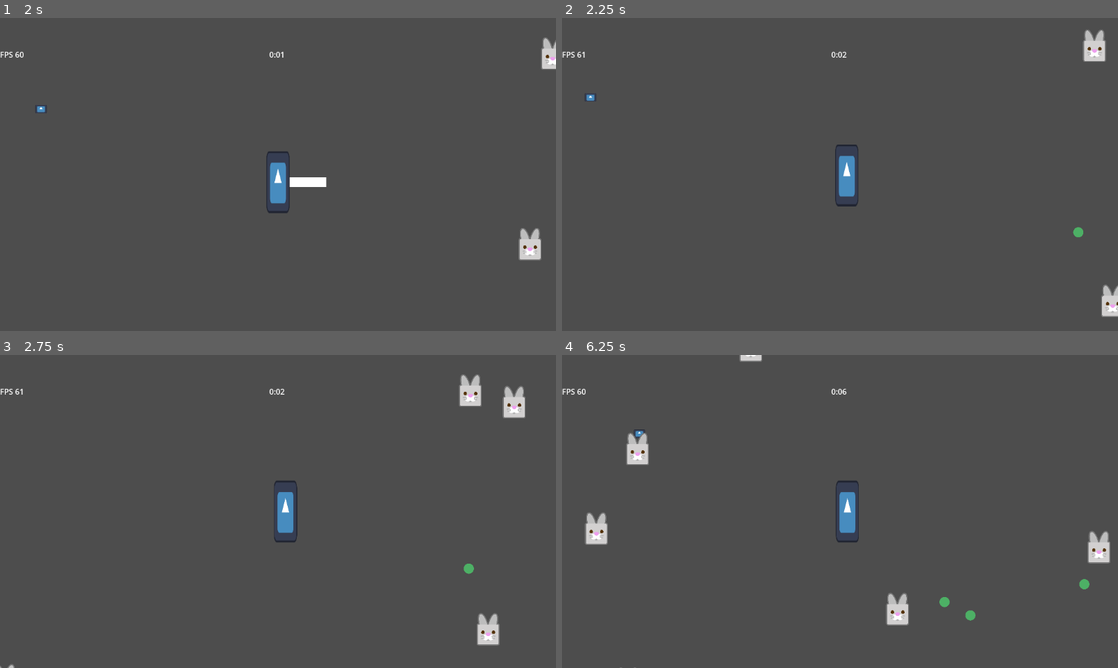
Above: before the commit, frames 1-4 (two rows, left to right).
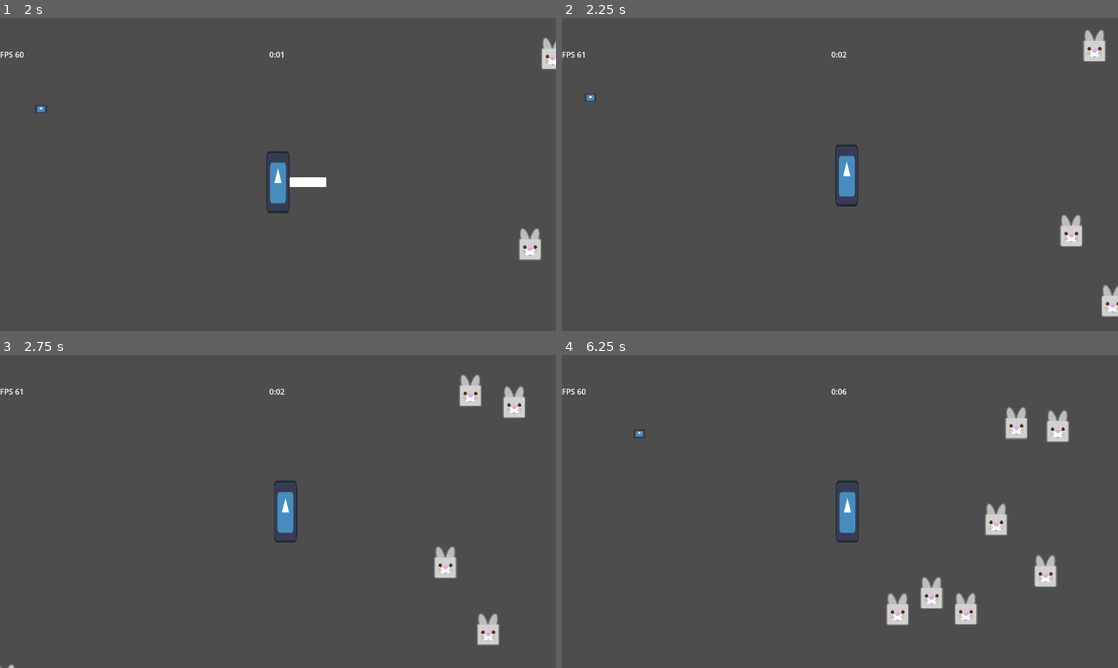
Above: after the commit, the same moments.

Repository: Boushitou/Q3_Nil_Survivor
Game: Godot game, scene res://Scenes/main_game.tscn
Same seed, same stepped clock (60 frames per second), same inputs: the game is played once before the commit and once after it. The engine's default icon, where the game draws it, is replaced by a stand-in: a white triangle on a blue panel in a dark square.
Inputs (mouse positions are in pixels of both pictures, inside the frame that each line leads up to):
- Up to frame 1 (2 s): tap Enter at 0.5 s; move the mouse to (400, 158) at 0.52 s; hold D (move_right) 0.53-1.28 s; move the mouse to (166, 190) at 1.27 s; hold S (move_down) from 1.28 s (still down)
- Up to frame 2 (2.25 s): move the mouse to (1090, 243) at 2.02 s; release S (move_down) at 2.03 s; hold D (move_right) from 2.03 s (still down)
- Up to frame 3 (2.75 s): keep holding D (move_right)
- Up to frame 4 (6.25 s): move the mouse to (1034, 389) at 2.77 s; release D (move_right) at 2.78 s; hold W (move_up) 2.78-3.53 s; move the mouse to (1040, 470) at 3.52 s; hold Q (move_left) 3.53-5.03 s; move the mouse to (1106, 361) at 4.27 s; move the mouse to (1106, 655) at 5.02 s; hold S (move_down) 5.03-5.78 s; move the mouse to (979, 614) at 5.77 s; hold D (move_right) from 5.78 s (still down)

Frame 1 is identical in both runs. In frame 2, 0.4% of the frame differs, in the area x 89-94%, y 62-74%; in frame 3, 0.4%; in frame 4, 3.6%, in the area x 4-99%, y 0-100%.

Commit message:
Fixed some null check to let the player be killed.

Diff:
--- a/Scenes/Player.tscn
+++ b/Scenes/Player.tscn
@@ -64,7 +64,7 @@
 
 [node name="Health" type="Node" parent="."]
 script = ExtResource("6_lf85x")
-total_health = 100
+total_health = 10
 
 [node name="Inventory" type="Node" parent="." node_paths=PackedStringArray("player_stats")]
 process_priority = -1
--- a/Scripts/Enemies/EnemiesManager.gd
+++ b/Scripts/Enemies/EnemiesManager.gd
@@ -17,7 +17,8 @@
 
 
 func _process(_delta):
-	respawn_enemies()
+	if player_node != null:
+		respawn_enemies()
 
 
 func update_enemy_position(enemy: Node, old_cell: Vector2, new_cell: Vector2):
--- a/Scripts/Enemies/Enemy.gd
+++ b/Scripts/Enemies/Enemy.gd
@@ -3,7 +3,7 @@
 
 var enemies_manager : EnemiesManager
 
-var playerNode : Node2D
+var player_node : Node2D
 var separation_radius : float
 var separation_force : Vector2 = Vector2.ZERO
 
@@ -27,7 +27,7 @@
 
 
 func _process(delta):
-	if !enemies_manager:
+	if !enemies_manager || player_node == null:
 		return
 
 	update_grid_position()
@@ -35,7 +35,7 @@
 
 
 func set_references(player : Node2D, manager: EnemiesManager):
-	playerNode = player
+	player_node = player
 	enemies_manager = manager
 
 
@@ -50,7 +50,7 @@
 
 
 func follow_player(delta):
-	var direction = (playerNode.global_position - global_position).normalized()
+	var direction = (player_node.global_position - global_position).normalized()
 
 	time_since_last_update += delta
 
@@ -143,8 +143,8 @@
 
 
 func _on_mouse_entered():
+	return
 	stats.health.take_damage(10)
-	#pass
 	#print("inflicted damage !")
 
 
--- a/Scripts/Player/PlayerMovement.gd
+++ b/Scripts/Player/PlayerMovement.gd
@@ -31,7 +31,6 @@
 		state = Movement_State.MOVING
 
 
-
 func move(delta):
 	if state == Movement_State.MOVING:
 		position += movement * delta
--- a/Scripts/Player/PlayerStats.gd
+++ b/Scripts/Player/PlayerStats.gd
@@ -31,6 +31,7 @@
 		"health_regeneration": health.health_regeneration
 	}
 	SignalBus.connect("gain_xp", add_xp)
+	health.connect("has_died", player_death)
 
 
 func _process(_delta):
@@ -77,3 +78,7 @@
 func update_health_values():
 	health.total_health = get_stat_value("health")
 	health.health_regeneration = get_stat_value("health_regeneration")
+
+
+func player_death():
+	get_parent().queue_free()
--- a/Scripts/Systems/CameraFollow.gd
+++ b/Scripts/Systems/CameraFollow.gd
@@ -15,7 +15,8 @@
 
 
 func _process(delta):
-	smooth_follow(delta)
+	if target != null:
+		smooth_follow(delta)
 
 
 func smooth_follow(delta):
